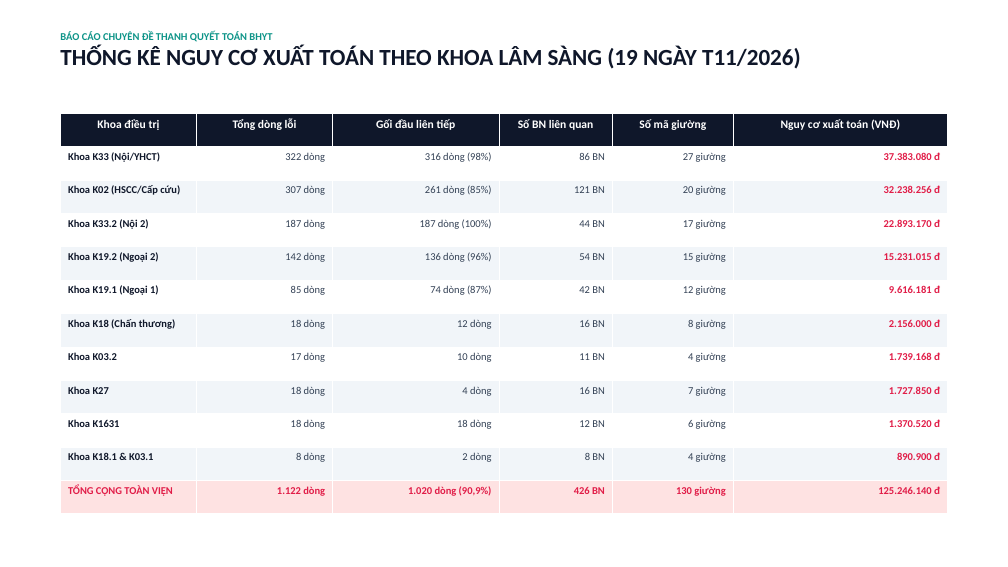
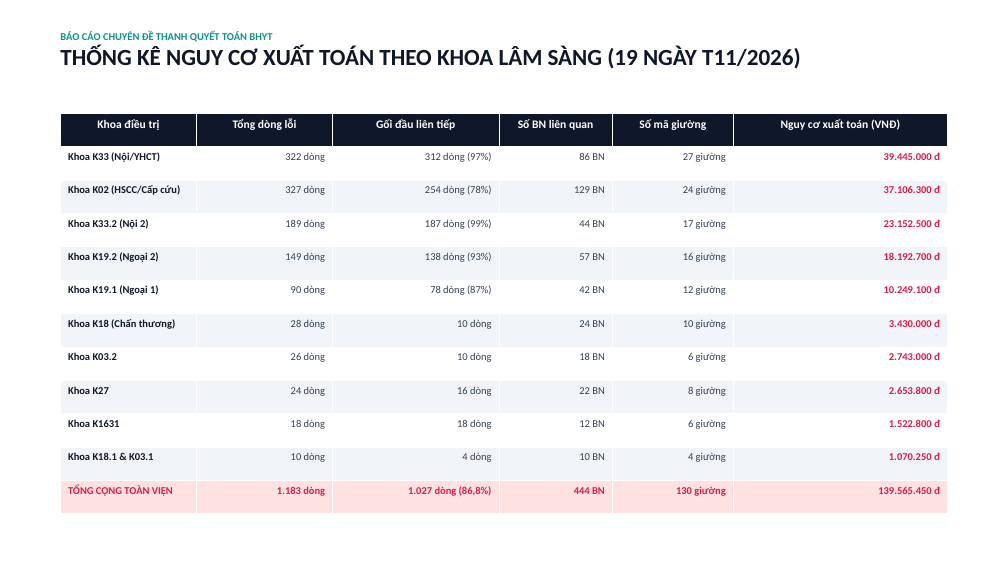
Before and after one commit to Nsnnam/xml3-duration-checker, a slide deck: slide 5 of SLIDE_BAO_CAO_GIUONG_GHEP_VA_TIEN_GIUONG_LANH_DAO.pptx. Drawn at 1008x567 pixels with LibreOffice and Linux fonts; fonts in the diff are those of the drawing. Boxes give left, top, right and bottom in pixels: in the first picture for what was removed or moved away, otherwise in the second. Text is boxed around its words. In the diff, an @@ line names an element or a change of style, - is before the commit and + after.

```diff
--- a/SLIDE_BAO_CAO_GIUONG_GHEP_VA_TIEN_GIUONG_LANH_DAO.pptx
+++ b/SLIDE_BAO_CAO_GIUONG_GHEP_VA_TIEN_GIUONG_LANH_DAO.pptx
@@ table at (x1=60, y1=113, x2=948, y2=514) @@
-row 2, column 3: 316 dòng (98%)
+row 2, column 3: 312 dòng (97%)
-row 2, column 6: 37.383.080 đ
+row 2, column 6: 39.445.000 đ
-row 3: Khoa K02 (HSCC/Cấp cứu) | 307 dòng | 261 dòng (85%) | 121 BN | 20 giường | 32.238.256 đ
+row 3: Khoa K02 (HSCC/Cấp cứu) | 327 dòng | 254 dòng (78%) | 129 BN | 24 giường | 37.106.300 đ
-row 4: Khoa K33.2 (Nội 2) | 187 dòng | 187 dòng (100%) | 44 BN | 17 giường | 22.893.170 đ
+row 4: Khoa K33.2 (Nội 2) | 189 dòng | 187 dòng (99%) | 44 BN | 17 giường | 23.152.500 đ
-row 5: Khoa K19.2 (Ngoại 2) | 142 dòng | 136 dòng (96%) | 54 BN | 15 giường | 15.231.015 đ
+row 5: Khoa K19.2 (Ngoại 2) | 149 dòng | 138 dòng (93%) | 57 BN | 16 giường | 18.192.700 đ
-row 6: Khoa K19.1 (Ngoại 1) | 85 dòng | 74 dòng (87%) | 42 BN | 12 giường | 9.616.181 đ
+row 6: Khoa K19.1 (Ngoại 1) | 90 dòng | 78 dòng (87%) | 42 BN | 12 giường | 10.249.100 đ
-row 7: Khoa K18 (Chấn thương) | 18 dòng | 12 dòng | 16 BN | 8 giường | 2.156.000 đ
+row 7: Khoa K18 (Chấn thương) | 28 dòng | 10 dòng | 24 BN | 10 giường | 3.430.000 đ
-row 8: Khoa K03.2 | 17 dòng | 10 dòng | 11 BN | 4 giường | 1.739.168 đ
+row 8: Khoa K03.2 | 26 dòng | 10 dòng | 18 BN | 6 giường | 2.743.000 đ
-row 9: Khoa K27 | 18 dòng | 4 dòng | 16 BN | 7 giường | 1.727.850 đ
+row 9: Khoa K27 | 24 dòng | 16 dòng | 22 BN | 8 giường | 2.653.800 đ
-row 10, column 6: 1.370.520 đ
+row 10, column 6: 1.522.800 đ
-row 11: Khoa K18.1 & K03.1 | 8 dòng | 2 dòng | 8 BN | 4 giường | 890.900 đ
+row 11: Khoa K18.1 & K03.1 | 10 dòng | 4 dòng | 10 BN | 4 giường | 1.070.250 đ
-row 12: TỔNG CỘNG TOÀN VIỆN | 1.122 dòng | 1.020 dòng (90,9%) | 426 BN | 130 giường | 125.246.140 đ
+row 12: TỔNG CỘNG TOÀN VIỆN | 1.183 dòng | 1.027 dòng (86,8%) | 444 BN | 130 giường | 139.565.450 đ
```
Also in this commit, not shown: 3 other slides changed, 20 other files.
